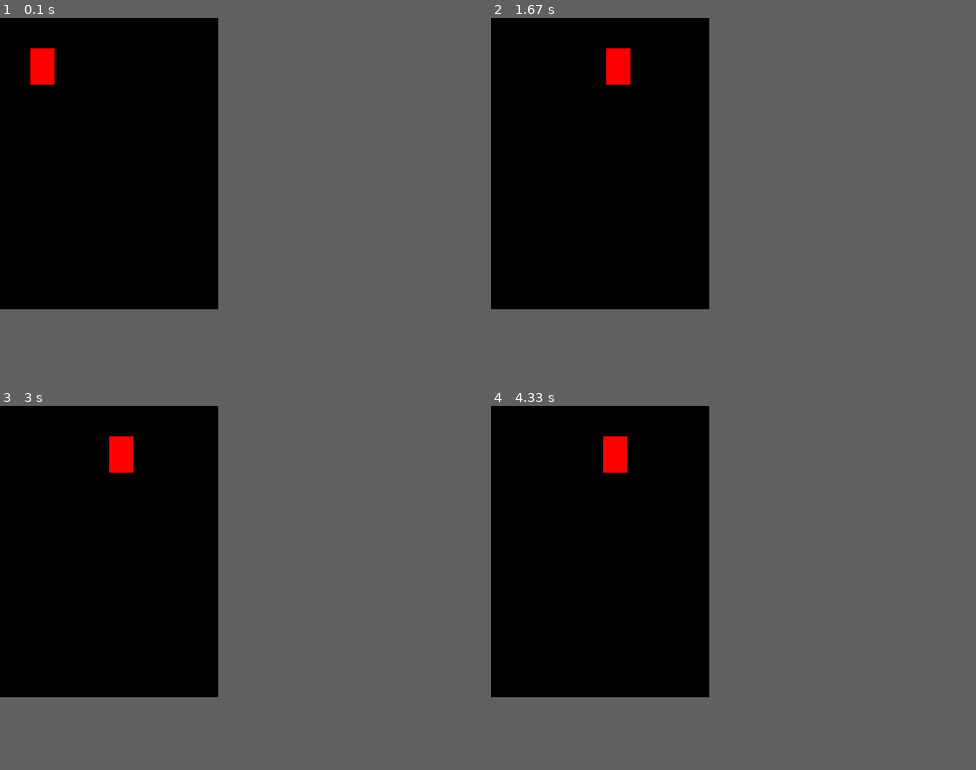
Above: before the commit, frames 1-4 (two rows, left to right).
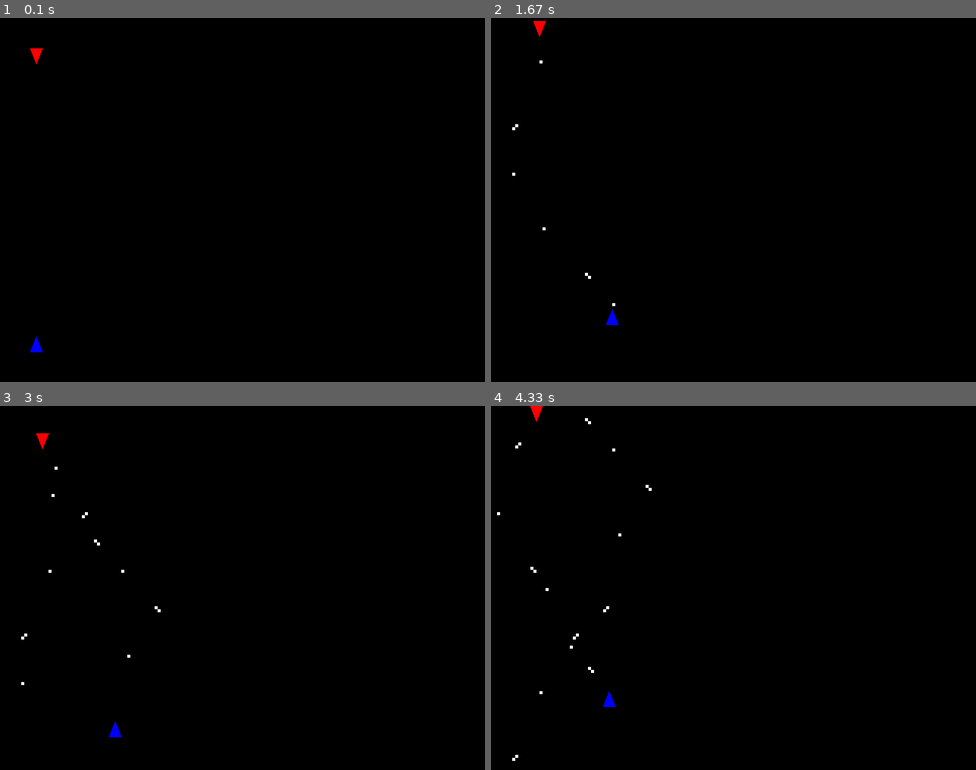
Above: after the commit, the same moments.

Repository: RobbieG15/games
Game: pygame game, started from twoPlayer.py
Two runs of this game, one before a commit and one after it. Both use one fixed random seed, a clock stepped at 60 frames per second and the inputs below.
Inputs:
- Up to frame 1 (0.1 s): no input
- Up to frame 2 (1.67 s): hold A 0.33-0.8 s; hold Right 0.33-0.8 s; hold Right 0.83-1.3 s; hold D 0.83-1.3 s; hold Up 1.33-1.63 s; hold W 1.33-1.63 s
- Up to frame 3 (3 s): hold Right 1.67-2.13 s; hold D 1.67-2.13 s; hold Left 2.17-2.7 s; hold A 2.17-2.7 s; hold Down from 2.73 s (still down); hold S from 2.73 s (still down)
- Up to frame 4 (4.33 s): release Down at 3.03 s; release S at 3.03 s; hold Left 3.07-3.47 s; hold A 3.07-3.47 s; hold Up 3.5-3.87 s; hold W 3.5-3.87 s; hold Right from 3.9 s (still down); hold D from 3.9 s (still down)
In our replay, the window is 360x480 before the commit and 800x600 after it. These sizes can differ from the game's own. Grey fills any space a smaller window leaves; there, only what the larger window draws over its background counts as a difference.

The runs differ from the first frame. In frame 1, 0.5% of the frame differs, in the area x 6-12%, y 8-92%; in frame 2, 0.7%; in frame 3, 0.7%; in frame 4, 0.7%, in the area x 1-34%, y 0-98%.

Commit message:
Added: Movement and Shooting Unfinished: Collision Checking

Diff:
--- a/twoPlayer.py
+++ b/twoPlayer.py
@@ -11,8 +11,8 @@
 import random
 
 #Constant Variables
-WIDTH = 360
-HEIGHT = 480
+WIDTH = 800
+HEIGHT = 600
 FPS = 30
 WHITE = (255, 255, 255)
 BLACK = (0, 0, 0)
@@ -26,14 +26,42 @@
 screen = pygame.display.set_mode((WIDTH, HEIGHT))
 pygame.display.set_caption("Two Player Game @RobbieG15")
 clock = pygame.time.Clock()
-all_sprites = pygame.sprite.Group()
 
-#playerSize
+# player1 variables
 x = 50
 y = 50
-width = 40
-height = 60
 vel = 5
+
+# player2 variables
+x1 = 50
+y1 = 550
+vel1 = 5
+
+# shooting
+velBulletTop = -5
+velBulletBottom = 5
+bulletsPlayer1 = []
+bulletsPlayer2 = []
+bulletSize = (5,5)
+count = 30
+rate = 15
+
+def shoot(bullets, vel):
+    for i in bullets:
+        if i[1] < -50:
+            bullets.remove(i)
+        i[1] -= vel
+        pygame.draw.rect(screen, WHITE, pygame.Rect(i, bulletSize))
+
+# collision checking
+def checkHit(bullets, x, y):
+    for i in bullets:
+        if (i[0] in range(x, x+10)) and (i[1] in range(y, y+25)):
+            resetGame()
+
+# Game reset
+def resetGame():
+    print('GameReset')
 
 #Main Game Loop
 running = True
@@ -47,20 +75,45 @@
     #keys
     keys = pygame.key.get_pressed()
 
-    if keys[pygame.K_LEFT]:
+    if keys[pygame.K_a] and x > 0:
         x -= vel
-    if keys[pygame.K_RIGHT]:
+    if keys[pygame.K_d] and x < 750:
         x += vel
+    if keys[pygame.K_w] and y > 0:
+        y -= vel
+    if keys[pygame.K_s] and y < 270:
+        y += vel
 
-    #Update
-    all_sprites.update()
+    if keys[pygame.K_LEFT] and x1 > 0:
+        x1 -= vel
+    if keys[pygame.K_RIGHT] and x1 < 750:
+        x1 += vel
+    if keys[pygame.K_UP] and y1 > 320:
+        y1 -= vel
+    if keys[pygame.K_DOWN] and y1 < 600:
+        y1 += vel
+
+    # Shooting
+    if count > 0:
+        count -= 1
+    else:
+        count = 30
+
+    if count % rate == 0:
+        bulletsPlayer1.append([x+10,y+25])
+        bulletsPlayer2.append([x1+10,y1-25])
+
+    shoot(bulletsPlayer1, velBulletTop)
+    shoot(bulletsPlayer2, velBulletBottom)
+
+    # collision checking
+    checkHit(bulletsPlayer1, x1, y1)
+    checkHit(bulletsPlayer2, x, y)
 
     #Draw / Render
-    pygame.draw.rect(screen, (255,0,0), (x,y,width,height))
+    pygame.draw.polygon(screen, RED, points=[(x, y), (x+20, y), (x+10, y+25)])
+    pygame.draw.polygon(screen, BLUE, points=[(x1, y1), (x1+20, y1), (x1+10, y1-25)])
     pygame.display.update()
+    clock.tick(FPS)
 
     screen.fill(BLACK)
-    all_sprites.draw(screen)
-
-    #Has to be after all other drawing
-    pygame.display.flip()
